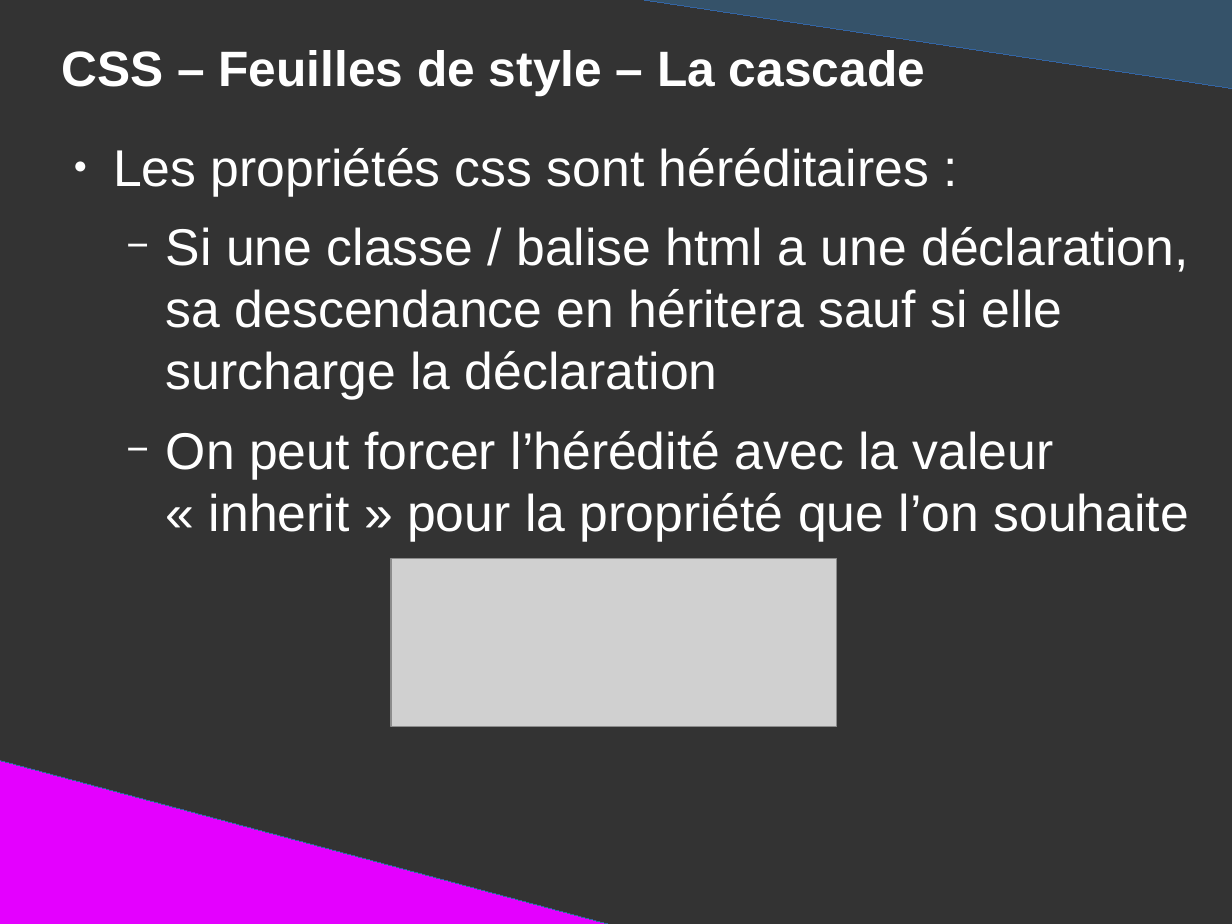
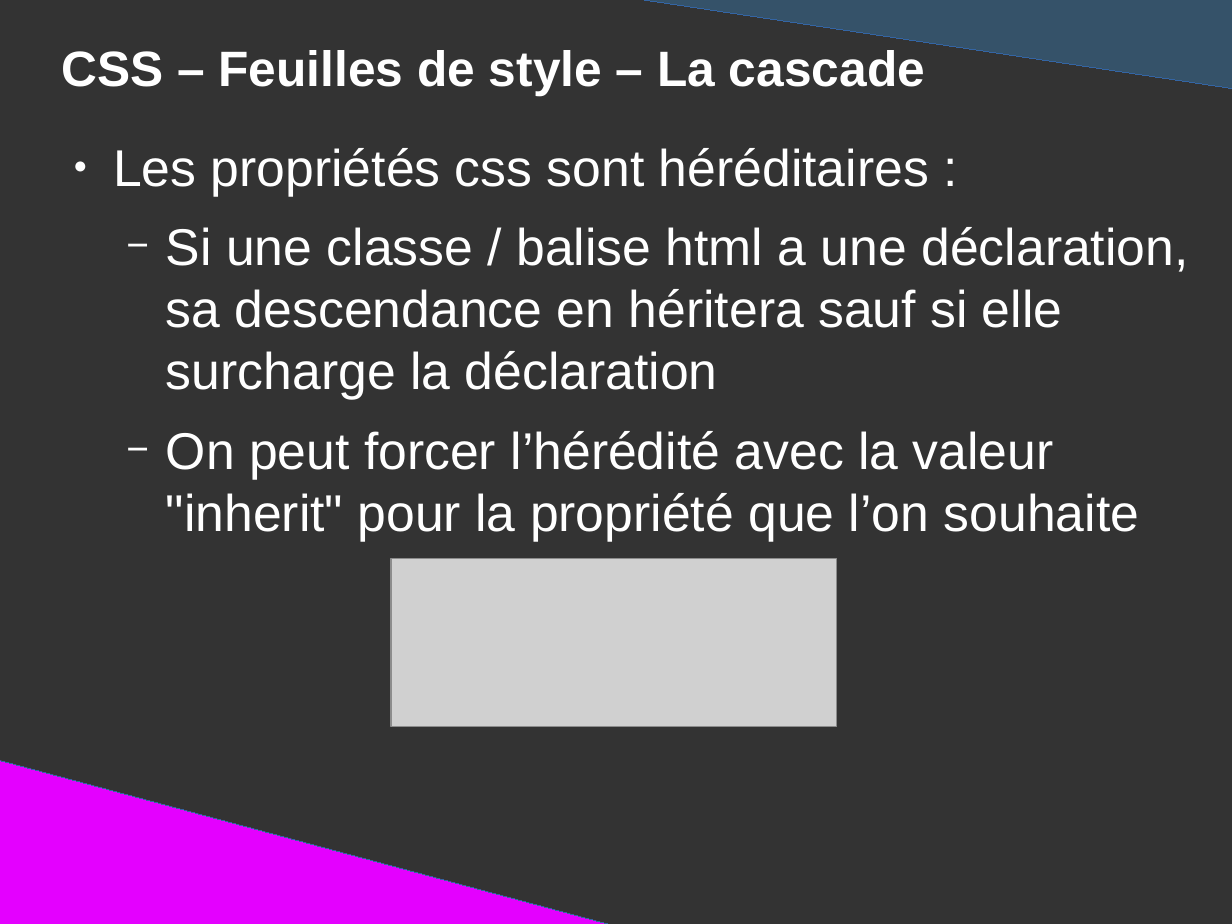
Before and after one commit to DanYellow/presentations, a slide deck: slide 92 of mmi/html/travaux-pratiques/numero-1/presentation.odp (slide 81 before the commit). Drawn at 1232x924 pixels with LibreOffice and Linux fonts; fonts in the diff are those of the drawing; grey boxes stand for pictures. Boxes give left, top, right and bottom in pixels: in the first picture for what was removed or moved away, otherwise in the second. Text is boxed around its words. In the diff, an @@ line names an element or a change of style, - is before the commit and + after.

```diff
--- a/mmi/html/travaux-pratiques/numero-1/presentation.odp
+++ b/mmi/html/travaux-pratiques/numero-1/presentation.odp
@@ text at (166,431,1139,542): text changed @@
-  − On peut forcer l’hérédité avec la valeur « inherit » pour la propriété que l’on souhaite
+  − On peut forcer l’hérédité avec la valeur "inherit" pour la propriété que l’on souhaite
```
Also in this commit, not shown: 6 other slides changed, 12 slides added, 2 slides removed, 4 other files.
